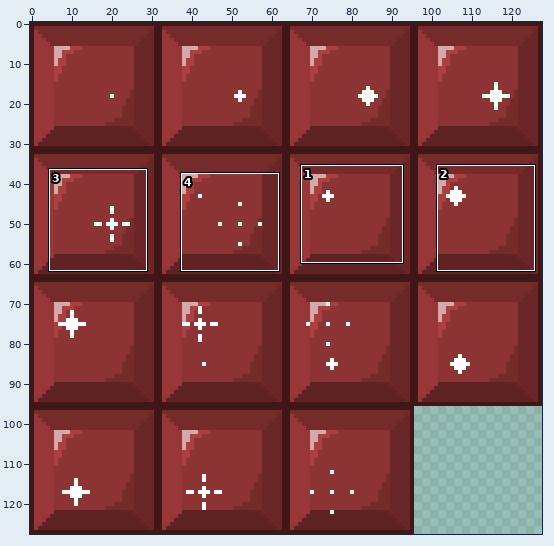
Edited in one commit: sprite sheet (Assets/Art/RedShine.png). The first picture is a wide view before the edit; the outline marks the close-up.
Close-up. The starting point:
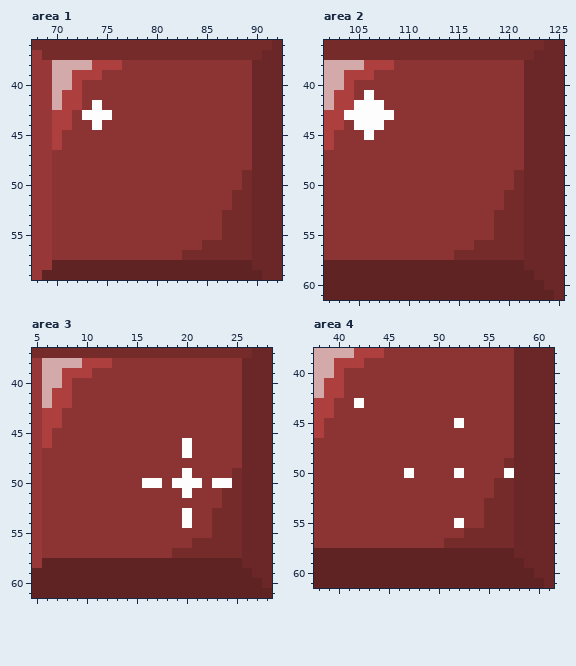
The file is 128x128 pixels. Shown: area 1: x 68..92, y 36..59; area 2: x 102..125, y 36..61; area 3: x 5..28, y 37..61; area 4: x 38..61, y 38..61. The commit also changed other parts of the picture, which this record leaves out.
After:
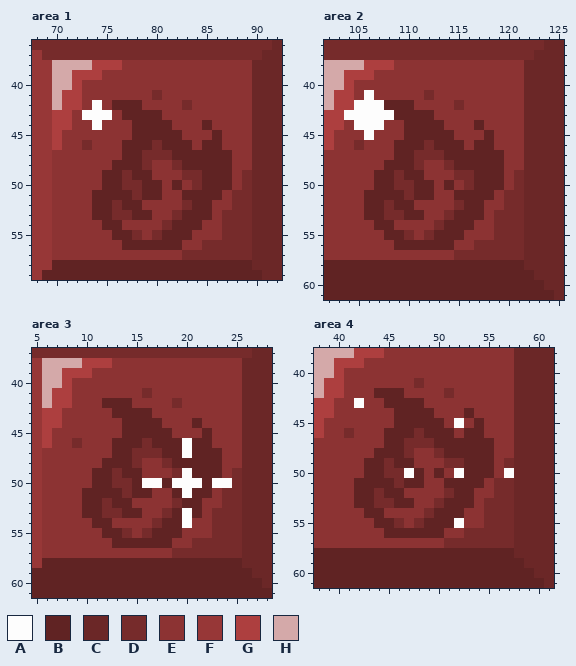
Palette (. is transparent): A #fdfdfd  B #602323  C #6b2727  D #762b2b  E #8c3333  F #973737  G #ad3f3f  H #d4a9a9
Change:
Changed rows in their new state; - is an unchanged pixel.
Area 1:
first column x 73:
41 -------D-------
42 ---BBB----D----
43 ----BBBB-------
44 -----BBBB---B--
45 -----BBBBB---B-
46 D---BBBDBBB-BB-
47 ----BBDDDBBBBBB
48 ---BBBD--DBBBBB
49 --BBDBB---DDBBB
50 --BBDDBB-B-DBBB
51 -BBBBDBB--BBBB-
52 -BBDBB----DBB--
53 -BBDDBB--DBBB--
54 --BB----DBBB---
55 ---BBD-DBBB----
56 ----BBBBBB-----
Area 2:
first column x 105:
41 -------D-------
42 ---BBB----D----
43 ----BBBB-------
44 -----BBBB---B--
45 -----BBBBB---B-
46 D---BBBDBBB-BB-
47 ----BBDDDBBBBBB
48 ---BBBD--DBBBBB
49 --BBDBB---DDBBB
50 --BBDDBB-B-DBBB
51 -BBBBDBB--BBBB-
52 -BBDBB----DBB--
53 -BBDDBB--DBBB--
54 --BB----DBBB---
55 ---BBD-DBBB----
56 ----BBBBBB-----
Area 3:
first column x 9:
41 -------D-------
42 ---BBB----D----
43 ----BBBB-------
44 -----BBBB---B--
45 -----BBBBB---B-
46 D---BBBDBBB-BB-
47 ----BBDDDBB-BBB
48 ---BBBD--DBBBBB
49 --BBDBB---D-BBB
50 --BBDDB--B---B-
51 -BBBBDBB--B-BB-
52 -BBDBB----DBB--
53 -BBDDBB--DB-B--
54 --BB----DBB----
55 ---BBD-DBBB----
56 ----BBBBBB-----
Area 4:
first column x 41:
41 -------D-------
42 ---BBB----D----
43 ----BBBB-------
44 -----BBBB---B--
45 -----BBBBB---B-
46 D---BBBDBBB-BB-
47 ----BBDDDBBBBBB
48 ---BBBD--DBBBBB
49 --BBDBB---DDBBB
50 --BBDD-B-B--BBB
51 -BBBBDBB--BBBB-
52 -BBDBB----DBB--
53 -BBDDBB--DBBB--
54 --BB----DBBB---
55 ---BBD-DBBB----
56 ----BBBBBB-----
Where, in picture pixels (left, top, right, bottom), the same in both close-ups:
changed: (82, 90, 232, 250)
changed: (354, 90, 504, 250)
changed: (72, 388, 222, 548)
changed: (344, 378, 494, 538)
